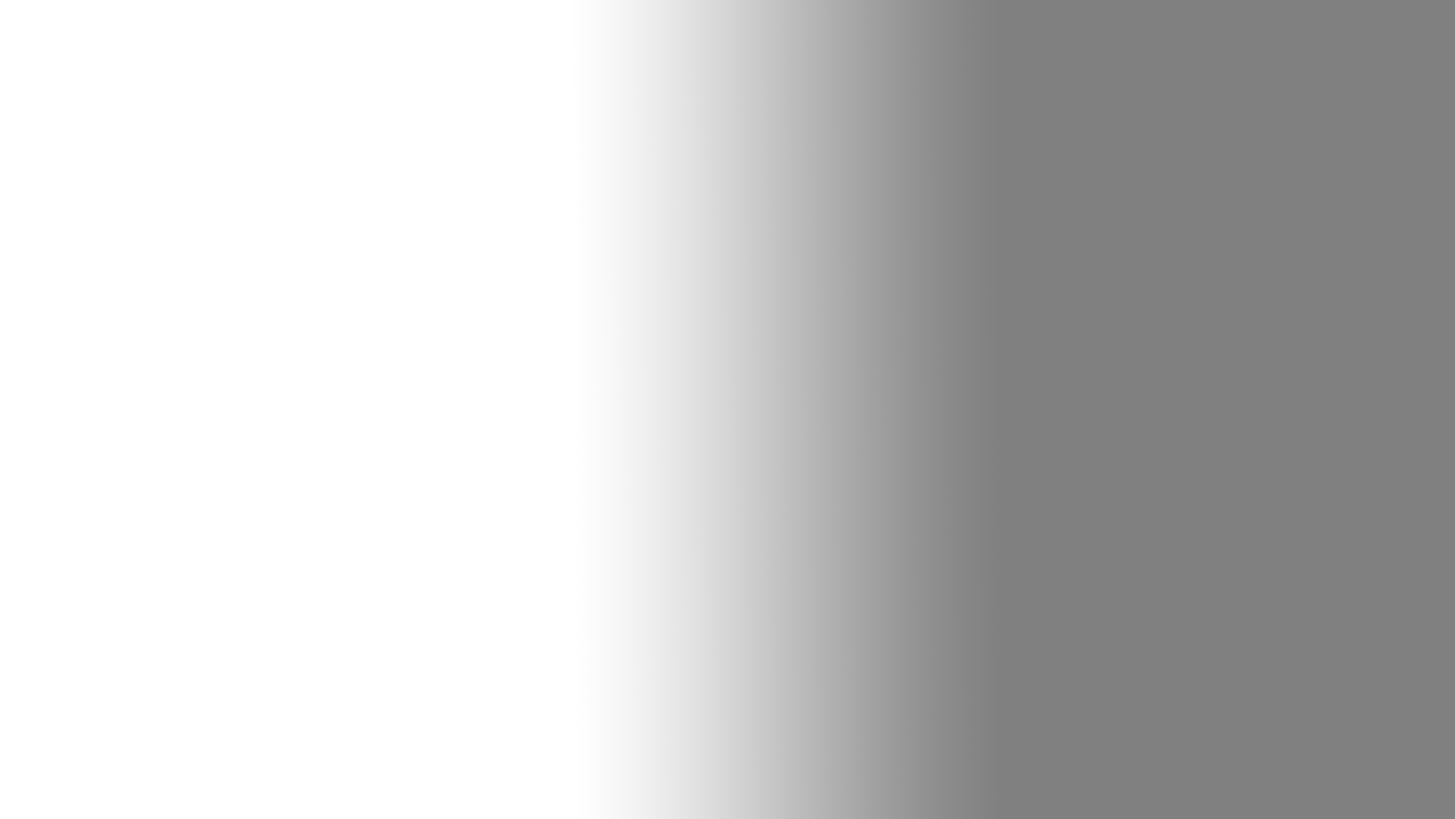
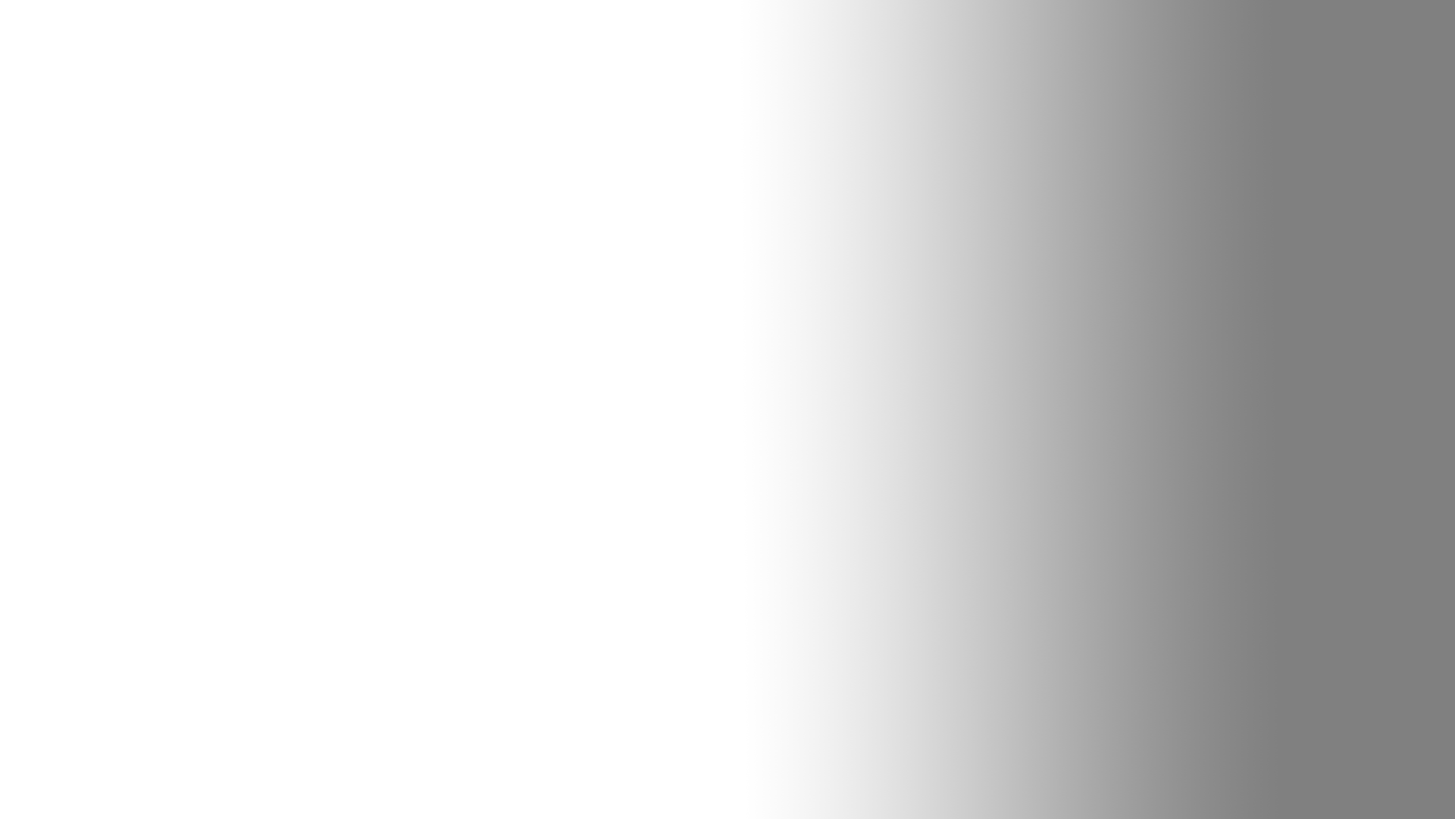
Revision of a layered 1455×819 image; what changed, layer by layer:
painted on "Camada 1" over [584, 0, 1264, 819]
